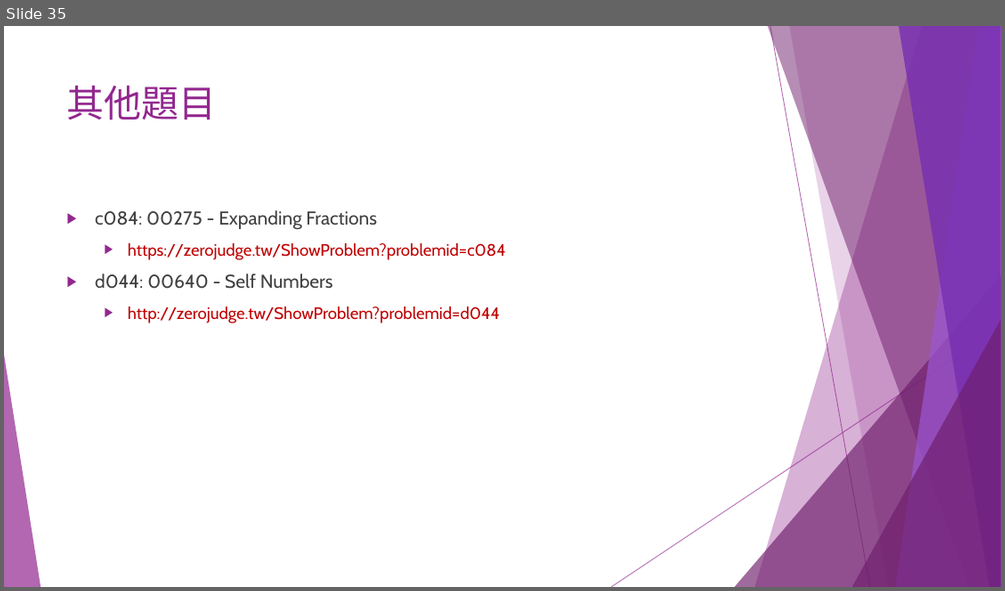
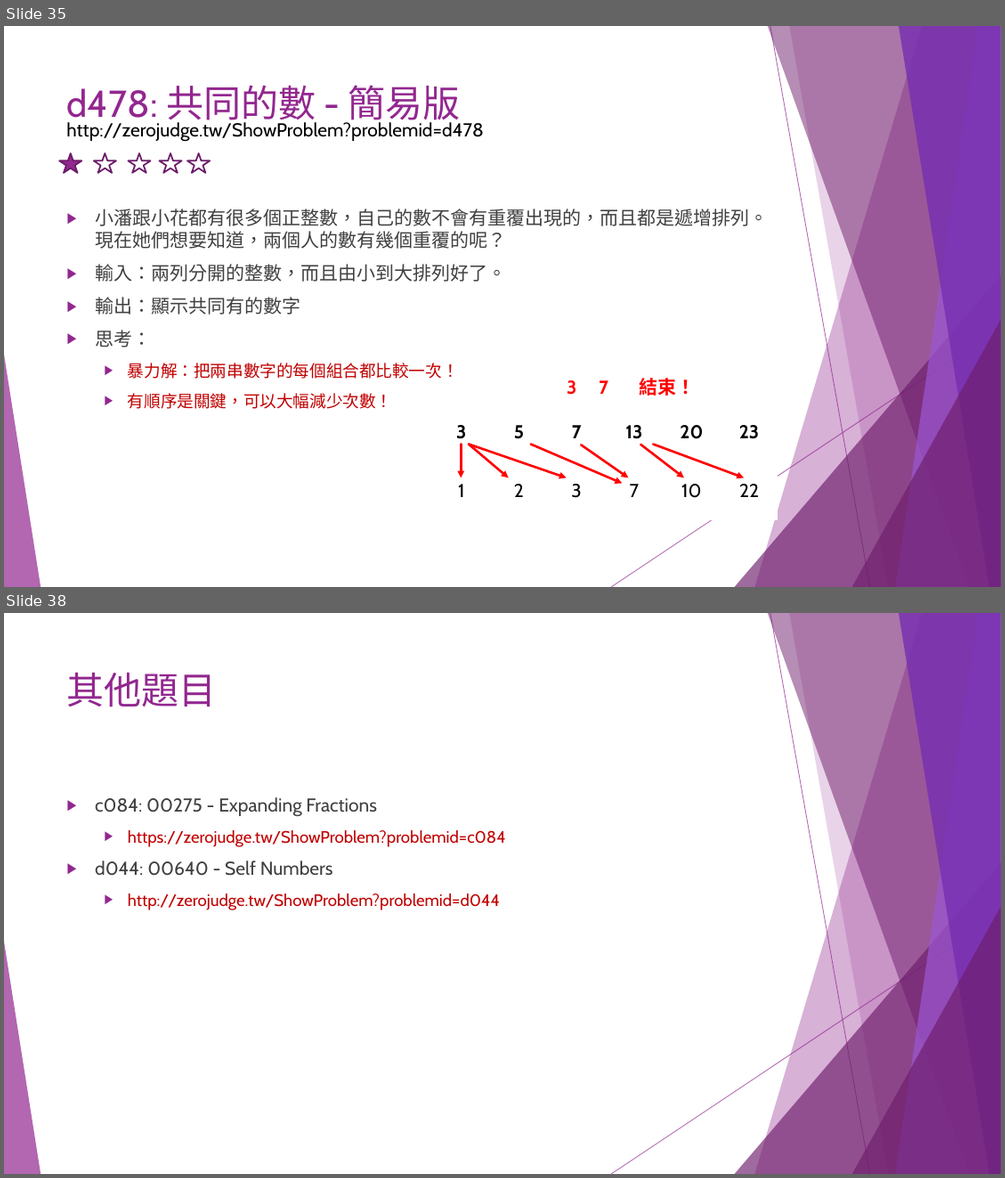
Before and after one commit to liulawsi/My_PPTs, a slide deck: CHING JIAN/C_Class/A1_邏輯思考訓練題.pptx. Shown one above the other, each under a label of ours: slide 35 before the commit, slides 35 and 38 after it; the slides between them are not shown. The pictures are 1005x591 and 1005x1178 pixels, drawn with LibreOffice and Linux fonts; fonts in the diff are those of the drawing. Boxes give left, top, right and bottom in pixels: in the first picture for what was removed or moved away, otherwise in the second. Text is boxed around its words. In the diff, an @@ line names an element or a change of style, - is before the commit and + after.

```diff
--- a/CHING JIAN/C_Class/A1_邏輯思考訓練題.pptx
+++ b/CHING JIAN/C_Class/A1_邏輯思考訓練題.pptx
@@ slide 35 added at <box>4,26,1001,587</box>, background #FFFFFF; not listed: 10 template elements that a slide beside it also shows @@
@@ title added at <box>67,85,461,126</box>, 36 pt, text #92278F @@
+d478: 共同的數 - 簡易版
@@ text added at <box>66,122,483,142</box>, 18 pt, text #000000 @@
+http://zerojudge.tw/ShowProblem?problemid=d478
@@ group added at <box>59,153,210,173</box>: 5 stars @@
@@ text added at <box>95,208,768,409</box>, 18 pt, text #404040 @@
+▶ 小潘跟小花都有很多個正整數，自己的數不會有重覆出現的，而且都是遞增排列。現在她們想要知道，兩個人的數有幾個重覆的呢？
+▶ 輸入：兩列分開的整數，而且由小到大排列好了。
+▶ 輸出：顯示共同有的數字
+▶ 思考：
+  ▶ 暴力解：把兩串數字的每個組合都比較一次！
+  ▶ 有順序是關鍵，可以大幅減少次數！
@@ text added at <box>566,380,576,394</box>, 18 pt, text #FF0000, bold @@
+3
@@ text added at <box>599,380,608,394</box>, 18 pt, text #FF0000, bold @@
+7
@@ text added at <box>639,378,695,395</box>, 18 pt, text #FF0000, bold @@
+結束！
@@ table added at <box>432,402,778,520</box>, 2 rows, 6 columns @@
+3 | 5 | 7 | 13 | 20 | 23
+1 | 2 | 3 | 7 | 10 | 22
@@ arrow added from (461, 444) to (461, 477), #FF0000 2.25 pt @@
@@ arrow added from (469, 444) to (508, 477), #FF0000 2.25 pt @@
@@ arrow added from (469, 444) to (566, 477), #FF0000 2.25 pt @@
@@ arrow added from (531, 444) to (623, 483), #FF0000 2.25 pt @@
@@ arrow added from (582, 445) to (629, 477), #FF0000 2.25 pt @@
@@ arrow added from (641, 444) to (685, 477), #FF0000 2.25 pt @@
@@ arrow added from (653, 444) to (744, 477), #FF0000 2.25 pt @@
@@ what was slide 35 is now slide 38 @@
```
Also in this commit, not shown: 4 slides changed, 11 other slides added.
